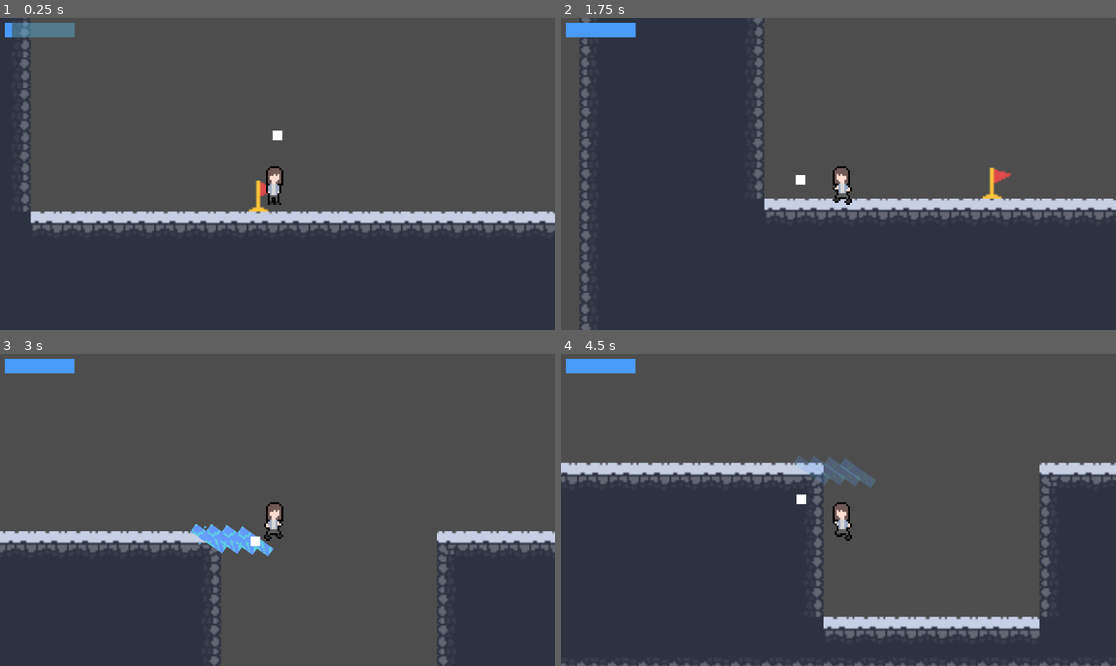
Above: before the commit, frames 1-4 (two rows, left to right).
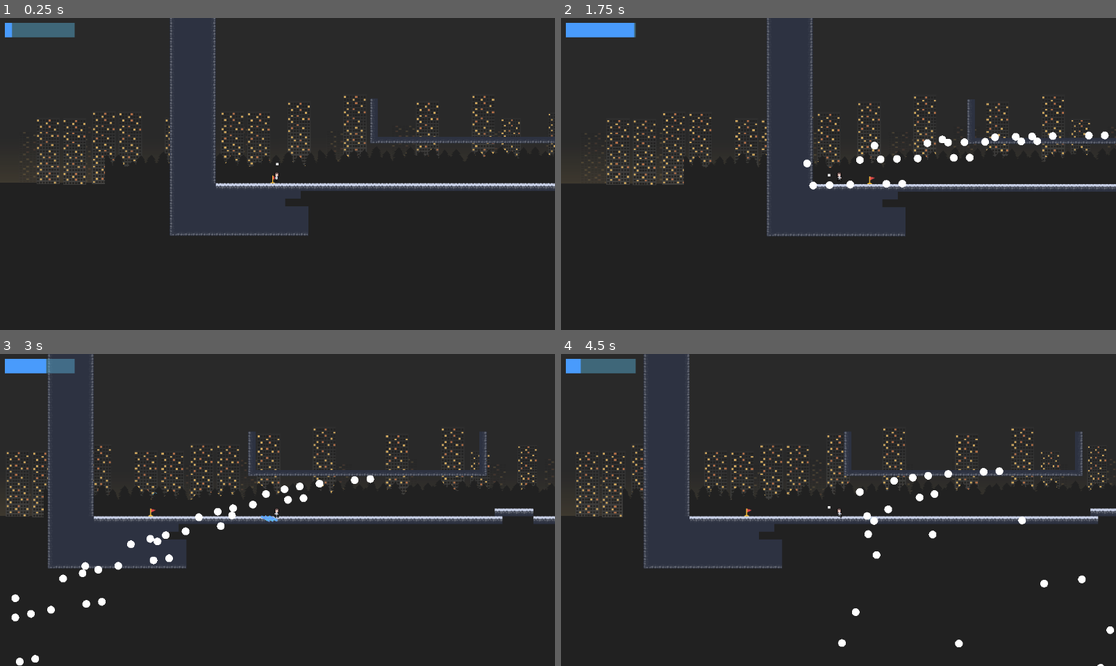
Above: after the commit, the same moments.

Repository: The-Quinnzite-Mushroom/Ice-Man-Reborn
Game: Godot game, scene res://levels/level_2.tscn
The game is run twice, just before and just after one commit, with the same random seed, the same clock (stepped at 60 frames per second) and the same inputs. Before the commit the project starts from res://levels/level_1.tscn.
Inputs (mouse positions are in pixels of both pictures, inside the frame that each line leads up to):
- Up to frame 1 (0.25 s): no input
- Up to frame 2 (1.75 s): tap Enter (ui_accept) at 0.5, 0.77, 1.52 s; move the mouse to (960, 158) at 0.52 s; hold Right (ui_right) 0.53-1.28 s; click (960, 158) at 0.67 s; move the mouse to (727, 189) at 1.27 s; hold Left (ui_left) from 1.28 s (still down)
- Up to frame 3 (3 s): move the mouse to (333, 441) at 2.02 s; release Left (ui_left) at 2.03 s; hold Right (ui_right) from 2.03 s (still down); move the mouse to (249, 572) at 2.77 s; click (249, 572) at 2.92 s
- Up to frame 4 (4.5 s): tap Enter (ui_accept) at 3.02, 3.77 s; move the mouse to (1005, 556) at 3.52 s; release Right (ui_right) at 3.53 s; hold Left (ui_left) from 3.53 s (still down); move the mouse to (672, 463) at 4.27 s

The runs differ from the first frame. In frame 1, 95% of the frame differs, in the area x 0-100%, y 0-100%; in frame 2, 84%; in frame 3, 96%; in frame 4, 92%.

Commit message:
Updated background to use paralax

Diff:
--- a/Mechanics/background.tscn
+++ b/Mechanics/background.tscn
@@ -6,116 +6,140 @@
 
 [node name="Background" type="Node2D"]
 
-[node name="Background3" type="Node2D" parent="."]
+[node name="ParallaxBackground" type="ParallaxBackground" parent="."]
 
-[node name="Bg3" type="Sprite2D" parent="Background3"]
+[node name="ParallaxLayer3" type="ParallaxLayer" parent="ParallaxBackground"]
+motion_scale = Vector2(0.01, 1)
+
+[node name="Background3" type="Node2D" parent="ParallaxBackground/ParallaxLayer3"]
+position = Vector2(0, -400)
+
+[node name="DarkPolygon" type="Polygon2D" parent="ParallaxBackground/ParallaxLayer3/Background3"]
+position = Vector2(0, 400)
+color = Color(0.16078432, 0.16078432, 0.16078432, 1)
+polygon = PackedVector2Array(-175, -1371, 2882, -1327, 2666, 770, -87, 720)
+
+[node name="LightPolygon" type="Polygon2D" parent="ParallaxBackground/ParallaxLayer3/Background3"]
+position = Vector2(907, 1148)
+color = Color(0.12941177, 0.12941177, 0.12941177, 1)
+polygon = PackedVector2Array(-959, -706, 1765, -708, 1804, -116, -979, -117)
+
+[node name="Bg3" type="Sprite2D" parent="ParallaxBackground/ParallaxLayer3/Background3"]
 texture_filter = 1
 position = Vector2(254, 267)
 texture = ExtResource("1_wvfct")
 
-[node name="Bg4" type="Sprite2D" parent="Background3"]
+[node name="Bg4" type="Sprite2D" parent="ParallaxBackground/ParallaxLayer3/Background3"]
 texture_filter = 1
 position = Vector2(892, 265)
 texture = ExtResource("1_wvfct")
 
-[node name="Bg5" type="Sprite2D" parent="Background3"]
+[node name="Bg5" type="Sprite2D" parent="ParallaxBackground/ParallaxLayer3/Background3"]
 texture_filter = 1
 position = Vector2(1532, 265)
 texture = ExtResource("1_wvfct")
 
-[node name="Bg6" type="Sprite2D" parent="Background3"]
+[node name="Bg6" type="Sprite2D" parent="ParallaxBackground/ParallaxLayer3/Background3"]
 texture_filter = 1
 position = Vector2(2167, 265)
 texture = ExtResource("1_wvfct")
 
-[node name="Bg7" type="Sprite2D" parent="Background3"]
+[node name="Bg7" type="Sprite2D" parent="ParallaxBackground/ParallaxLayer3/Background3"]
 texture_filter = 1
 position = Vector2(2354, 265)
 texture = ExtResource("1_wvfct")
 
-[node name="Background2" type="Node2D" parent="."]
+[node name="ParallaxLayer2" type="ParallaxLayer" parent="ParallaxBackground"]
+motion_scale = Vector2(0.25, 1)
 
-[node name="Bg2" type="Sprite2D" parent="Background2"]
+[node name="Background2" type="Node2D" parent="ParallaxBackground/ParallaxLayer2"]
+position = Vector2(0, -400)
+
+[node name="Bg2" type="Sprite2D" parent="ParallaxBackground/ParallaxLayer2/Background2"]
 texture_filter = 1
 position = Vector2(184, 220)
 scale = Vector2(0.83281255, 1.275)
 texture = ExtResource("2_vmff2")
 
-[node name="Bg3" type="Sprite2D" parent="Background2"]
+[node name="Bg3" type="Sprite2D" parent="ParallaxBackground/ParallaxLayer2/Background2"]
 texture_filter = 1
 position = Vector2(239, 221.00002)
 scale = Vector2(0.83281255, 1.275)
 texture = ExtResource("2_vmff2")
 
-[node name="Bg4" type="Sprite2D" parent="Background2"]
+[node name="Bg4" type="Sprite2D" parent="ParallaxBackground/ParallaxLayer2/Background2"]
 texture_filter = 1
 position = Vector2(705, 185)
 scale = Vector2(0.83281255, 1.275)
 texture = ExtResource("2_vmff2")
 
-[node name="Bg6" type="Sprite2D" parent="Background2"]
+[node name="Bg6" type="Sprite2D" parent="ParallaxBackground/ParallaxLayer2/Background2"]
 texture_filter = 1
 position = Vector2(1582, 216)
 scale = Vector2(0.83281255, 1.275)
 texture = ExtResource("2_vmff2")
 
-[node name="Bg8" type="Sprite2D" parent="Background2"]
+[node name="Bg8" type="Sprite2D" parent="ParallaxBackground/ParallaxLayer2/Background2"]
 texture_filter = 1
 position = Vector2(2070, 213)
 scale = Vector2(0.83281255, 1.275)
 texture = ExtResource("2_vmff2")
 
-[node name="Bg9" type="Sprite2D" parent="Background2"]
+[node name="Bg9" type="Sprite2D" parent="ParallaxBackground/ParallaxLayer2/Background2"]
 texture_filter = 1
 position = Vector2(2500, 225.99998)
 scale = Vector2(0.83281255, 1.275)
 texture = ExtResource("2_vmff2")
 
-[node name="Bg7" type="Sprite2D" parent="Background2"]
+[node name="Bg7" type="Sprite2D" parent="ParallaxBackground/ParallaxLayer2/Background2"]
 texture_filter = 1
 position = Vector2(1525, 221)
 scale = Vector2(0.83281255, 1.275)
 texture = ExtResource("2_vmff2")
 
-[node name="Bg5" type="Sprite2D" parent="Background2"]
+[node name="Bg5" type="Sprite2D" parent="ParallaxBackground/ParallaxLayer2/Background2"]
 texture_filter = 1
 position = Vector2(1109.0001, 234)
 scale = Vector2(0.7039063, 1.0875)
 texture = ExtResource("2_vmff2")
 
-[node name="Background1" type="Node2D" parent="."]
+[node name="ParallaxLayer" type="ParallaxLayer" parent="ParallaxBackground"]
+motion_scale = Vector2(0.5, 1)
 
-[node name="Bg1" type="Sprite2D" parent="Background1"]
+[node name="Background1" type="Node2D" parent="ParallaxBackground/ParallaxLayer"]
+position = Vector2(0, -400)
+
+[node name="Bg1" type="Sprite2D" parent="ParallaxBackground/ParallaxLayer/Background1"]
 texture_filter = 1
 position = Vector2(250, 271)
 texture = ExtResource("1_ut2kr")
 
-[node name="Bg4" type="Sprite2D" parent="Background1"]
+[node name="Bg4" type="Sprite2D" parent="ParallaxBackground/ParallaxLayer/Background1"]
 texture_filter = 1
 position = Vector2(1476, 271)
 texture = ExtResource("1_ut2kr")
 
-[node name="Bg6" type="Sprite2D" parent="Background1"]
+[node name="Bg6" type="Sprite2D" parent="ParallaxBackground/ParallaxLayer/Background1"]
 texture_filter = 1
 position = Vector2(1722, 271)
 texture = ExtResource("1_ut2kr")
 
-[node name="Bg7" type="Sprite2D" parent="Background1"]
+[node name="Bg7" type="Sprite2D" parent="ParallaxBackground/ParallaxLayer/Background1"]
 texture_filter = 1
 position = Vector2(2357, 271)
 texture = ExtResource("1_ut2kr")
 
-[node name="Bg5" type="Sprite2D" parent="Background1"]
+[node name="Bg5" type="Sprite2D" parent="ParallaxBackground/ParallaxLayer/Background1"]
 texture_filter = 1
 position = Vector2(1558, 255)
 texture = ExtResource("1_ut2kr")
 
-[node name="Bg2" type="Sprite2D" parent="Background1"]
+[node name="Bg2" type="Sprite2D" parent="ParallaxBackground/ParallaxLayer/Background1"]
 texture_filter = 1
 position = Vector2(890, 271)
 texture = ExtResource("1_ut2kr")
 
-[node name="Bg3" type="Sprite2D" parent="Background1"]
+[node name="Bg3" type="Sprite2D" parent="ParallaxBackground/ParallaxLayer/Background1"]
 texture_filter = 1
 position = Vector2(692, 260)
 texture = ExtResource("1_ut2kr")
--- a/project.godot
+++ b/project.godot
@@ -11,7 +11,7 @@
 [application]
 
 config/name="New Game Project"
-run/main_scene="uid://dk0pwi3g46lvl"
+run/main_scene="uid://bv7b6dmb2i86v"
 config/features=PackedStringArray("4.5", "GL Compatibility")
 config/icon="res://icon.svg"
 
